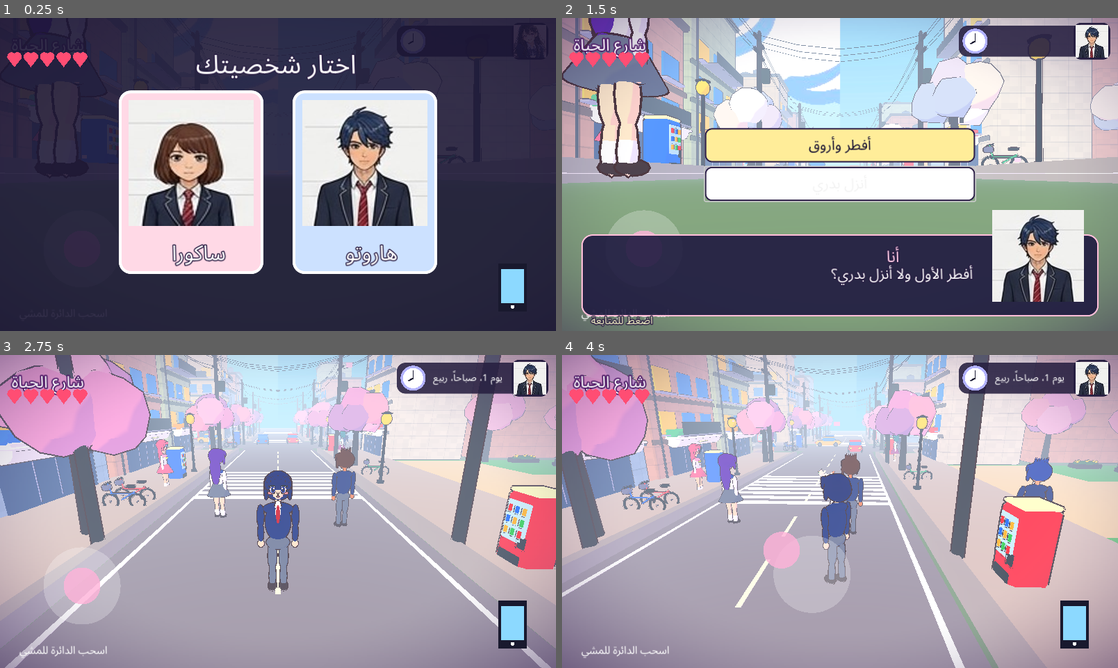
Above: before the commit, frames 1-4 (two rows, left to right).
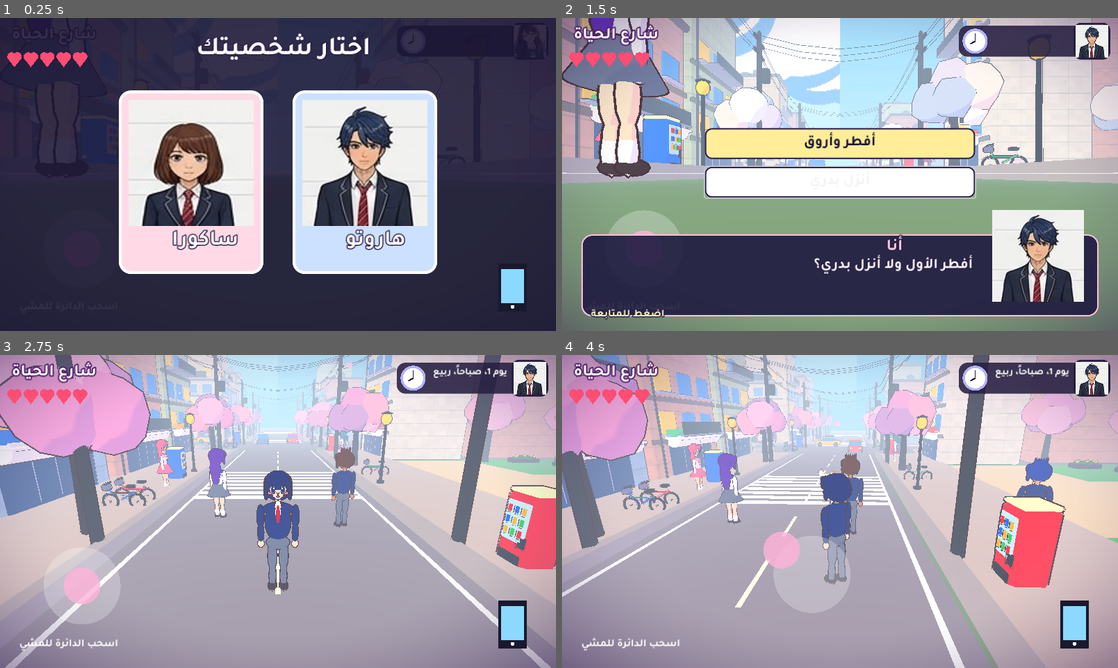
Above: after the commit, the same moments.

Repository: otakucoderstudio/anime-life-game
Game: Godot game, scene res://main.tscn
Same seed, same stepped clock (60 frames per second), same inputs: the game is played once before the commit and once after it.
Inputs (mouse positions are in pixels of both pictures, inside the frame that each line leads up to):
- Up to frame 1 (0.25 s): no input
- Up to frame 2 (1.5 s): tap Enter at 0.5 s; move the mouse to (962, 158) at 0.52 s; hold Right (ui_right) 0.53-1.25 s; click (962, 158) at 0.67 s; drag from (728, 190) to (812, 237) at 1.27 s
- Up to frame 3 (2.75 s): click "أفطر وأروق" at 2 s
- Up to frame 4 (4 s): move the mouse to (895, 442) at 2.77 s; hold Right (ui_right) 2.78-3.5 s; drag from (812, 574) to (673, 464) at 3.52 s

The runs differ from the first frame. In frame 1, 2.8% of the frame differs, in the area x 5-73%, y 3-80%; in frame 2, 4.5%, in the area x 1-75%, y 2-99%; in frame 3, 1.5%; in frame 4, 1.5%.

Commit message:
Source for v3d-0.58: Tajawal Arabic font everywhere

Diff:
--- a/godot-3d/main.gd
+++ b/godot-3d/main.gd
@@ -96,6 +96,7 @@
 
 var jp:Font=load("res://fonts/jp_s.ttf")
 var ar:Font=load("res://fonts/arabic.ttf")
+func _enter_tree(): ThemeDB.fallback_font=ar
 func tag(txt:String,pos:Vector3,rot_y:float,size:float,col:Color,font:Font,outline:=Color(0.15,0.1,0.2)):
 	var l:=Label3D.new(); l.text=txt; l.font=font; l.font_size=96; l.pixel_size=size; l.position=pos; l.rotation_degrees.y=rot_y
 	l.modulate=col; l.outline_modulate=outline; l.outline_size=16; add_child(l)
Binary file changed: godot-3d/fonts/arabic.ttf
